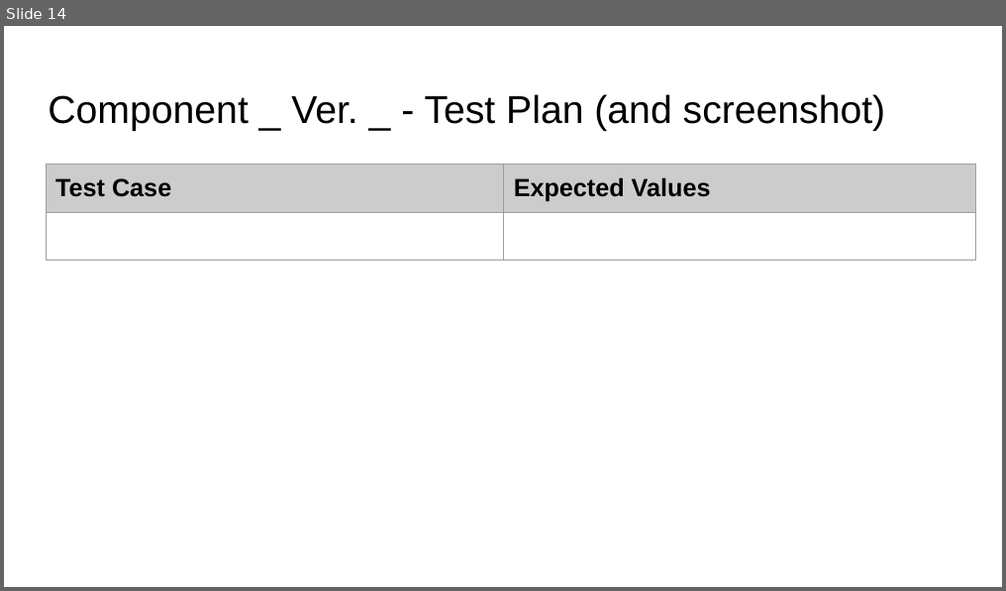
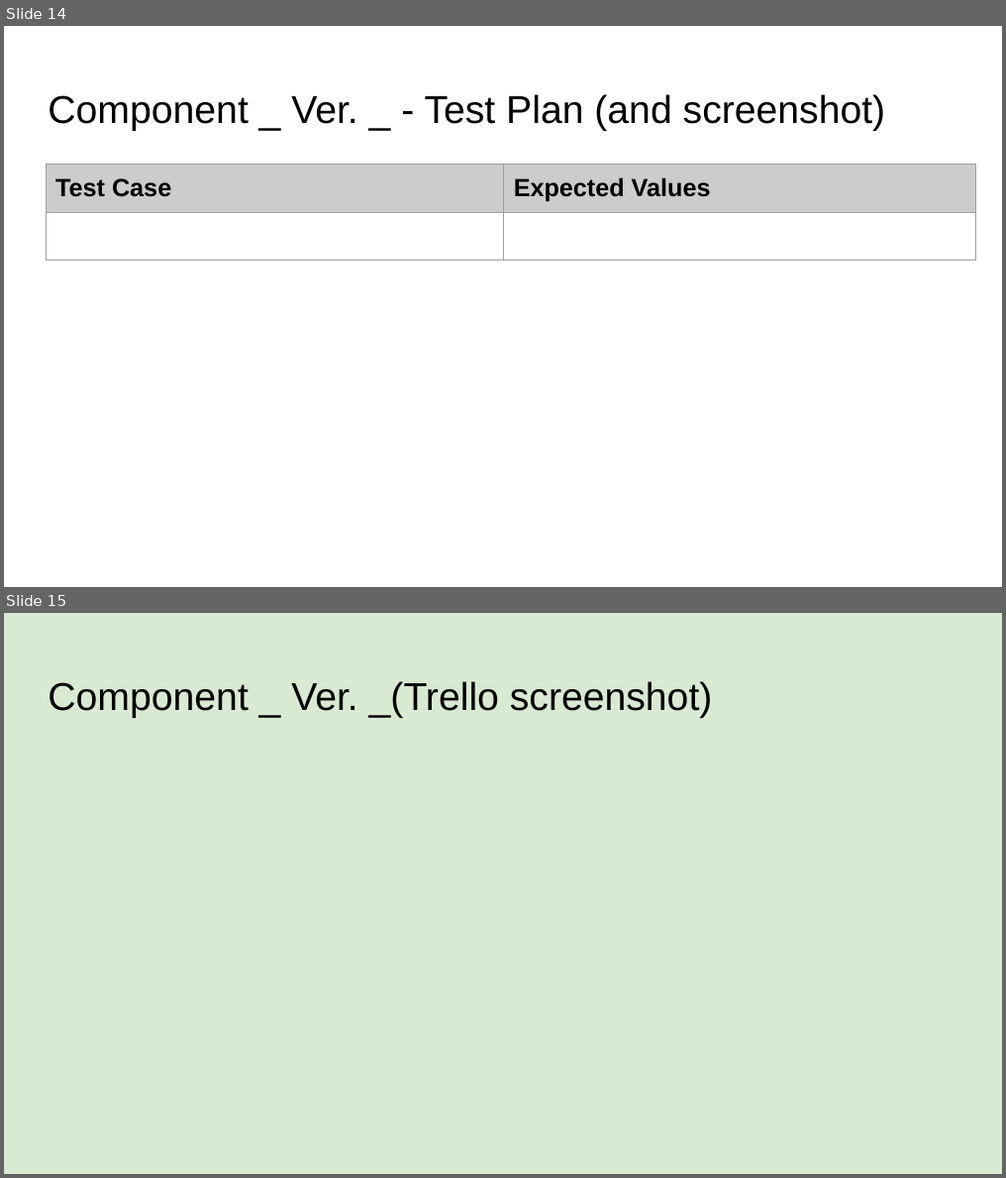
Before and after one commit to sinedotwav-e/pizzabot, a slide deck: pizzapowerpoint.pptx. Shown one above the other, each under a label of ours: slide 14 before the commit, slides 14 and 15 after it. The pictures are 1006x591 and 1006x1178 pixels, drawn with LibreOffice and Linux fonts; fonts in the diff are those of the drawing. Boxes give left, top, right and bottom in pixels: in the first picture for what was removed or moved away, otherwise in the second. Text is boxed around its words. In the diff, an @@ line names an element or a change of style, - is before the commit and + after.

```diff
--- a/pizzapowerpoint.pptx
+++ b/pizzapowerpoint.pptx
@@ slide 15 added at <box>4,613,1002,1174</box>, background #D9EAD3 @@
@@ title added at <box>48,681,713,718</box>, 28 pt, text #000000 @@
+Component _ Ver. _(Trello screenshot)
```
Also in this commit, not shown: 2 slides changed, 1 other slide added, 7 other files.
